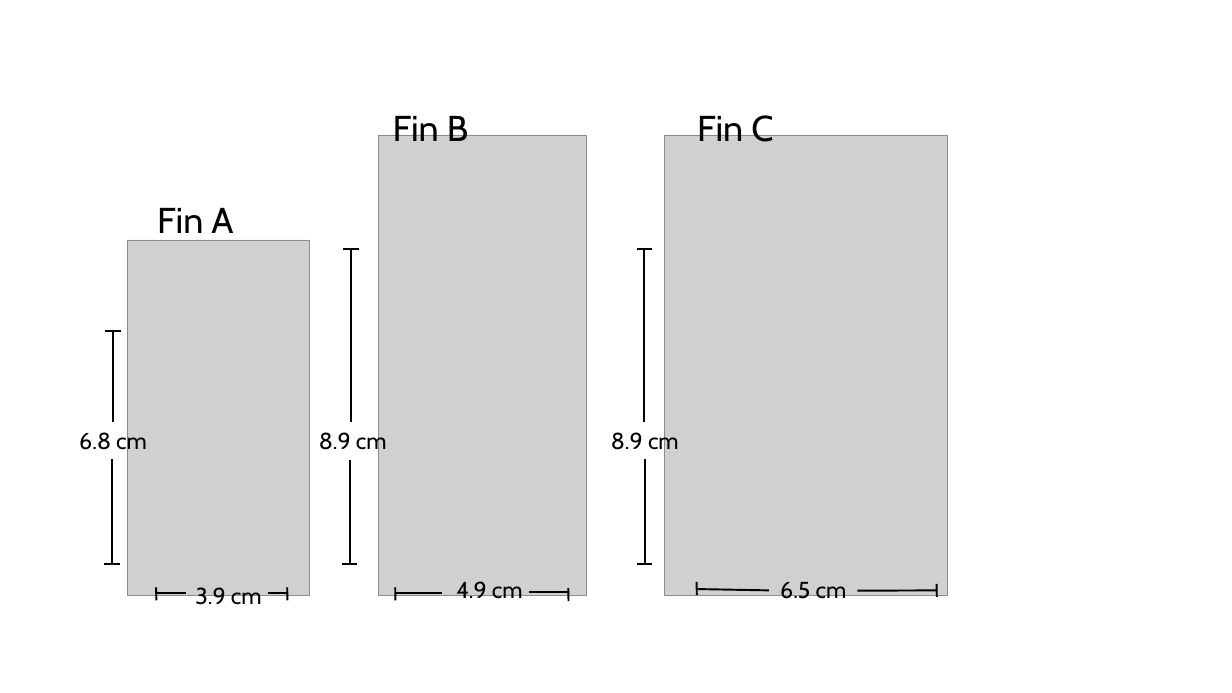
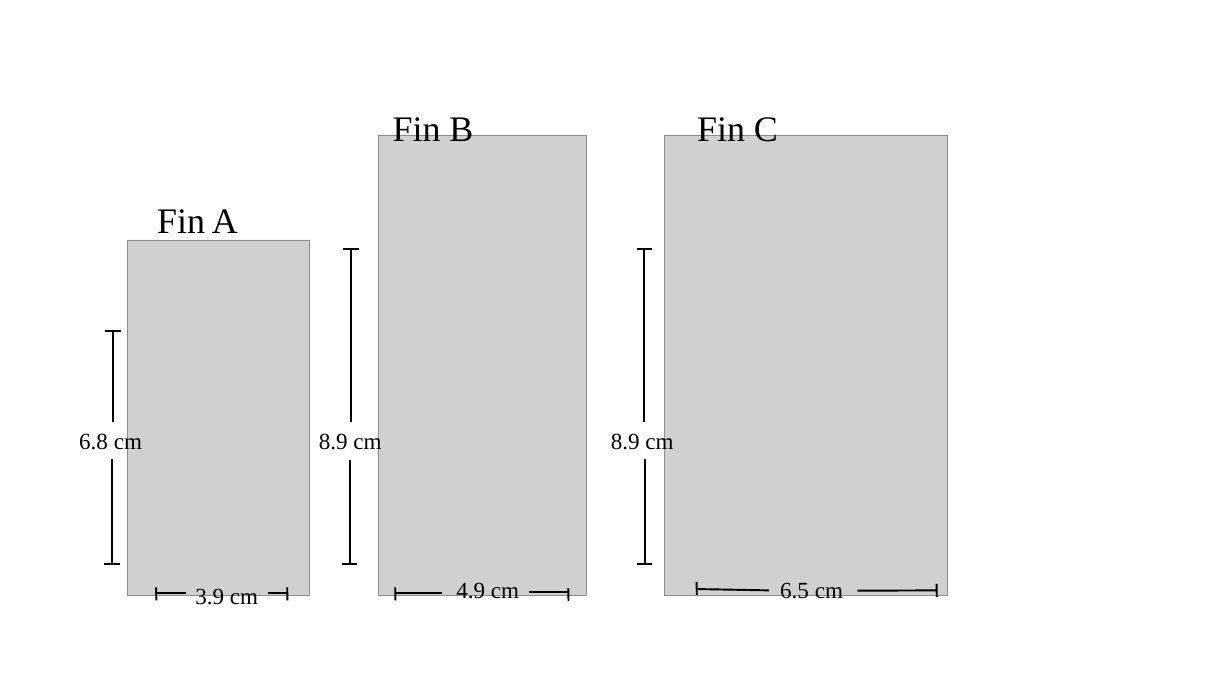
Before and after one commit to FAMU-FSU-STRIDe/starq, a slide deck: slide 2 of matlab/figures_and_data_analysis/figure_builder.pptx. Drawn at 1232x693 pixels with LibreOffice and Linux fonts; fonts in the diff are those of the drawing; grey boxes stand for pictures. Boxes give left, top, right and bottom in pixels: in the first picture for what was removed or moved away, otherwise in the second. Text is boxed around its words. In the diff, an @@ line names an element or a change of style, - is before the commit and + after.

```diff
--- a/matlab/figures_and_data_analysis/figure_builder.pptx
+++ b/matlab/figures_and_data_analysis/figure_builder.pptx
@@ font Cabin to Times New Roman in 9 elements at <box>157,209,238,241</box>, <box>697,114,778,142</box>, <box>780,582,843,603</box>, <box>195,588,258,610</box>, <box>456,582,519,604</box>, <box>79,431,142,455</box>, <box>319,431,381,455</box>, <box>611,431,673,455</box>, <box>393,114,473,141</box> @@
```
Also in this commit, not shown: 1 other slide changed, 6 other files.
